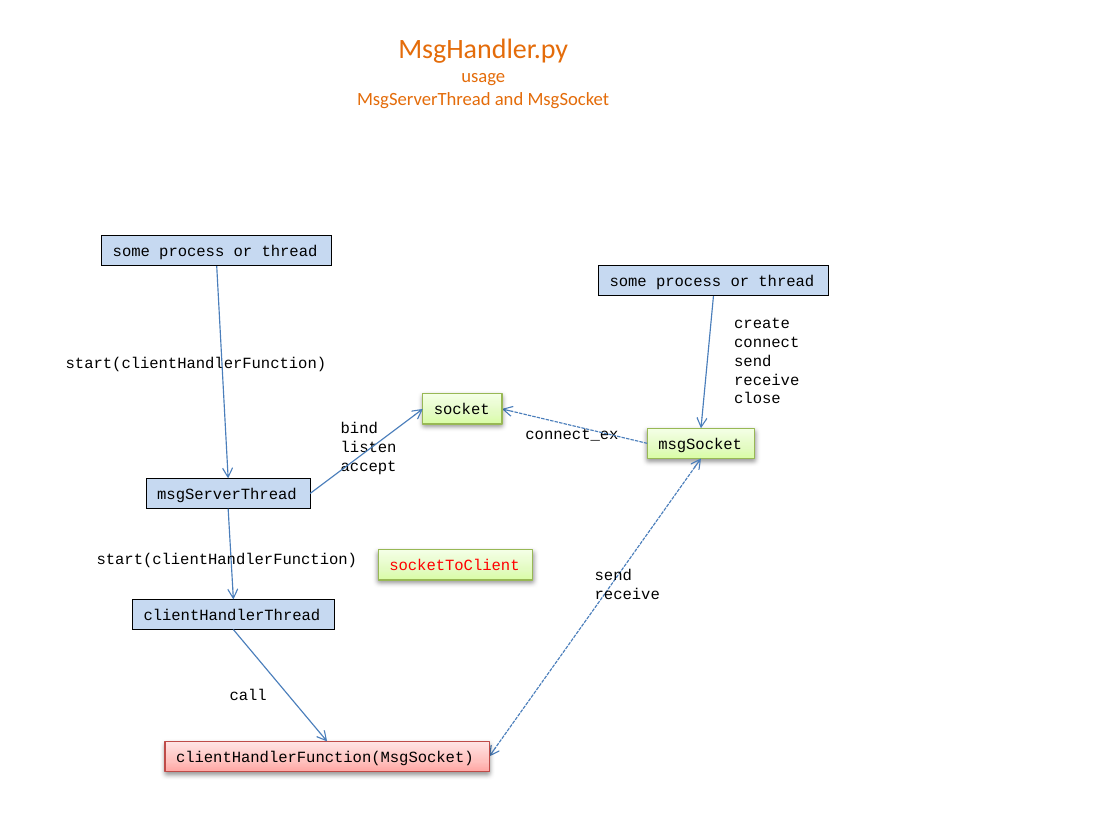
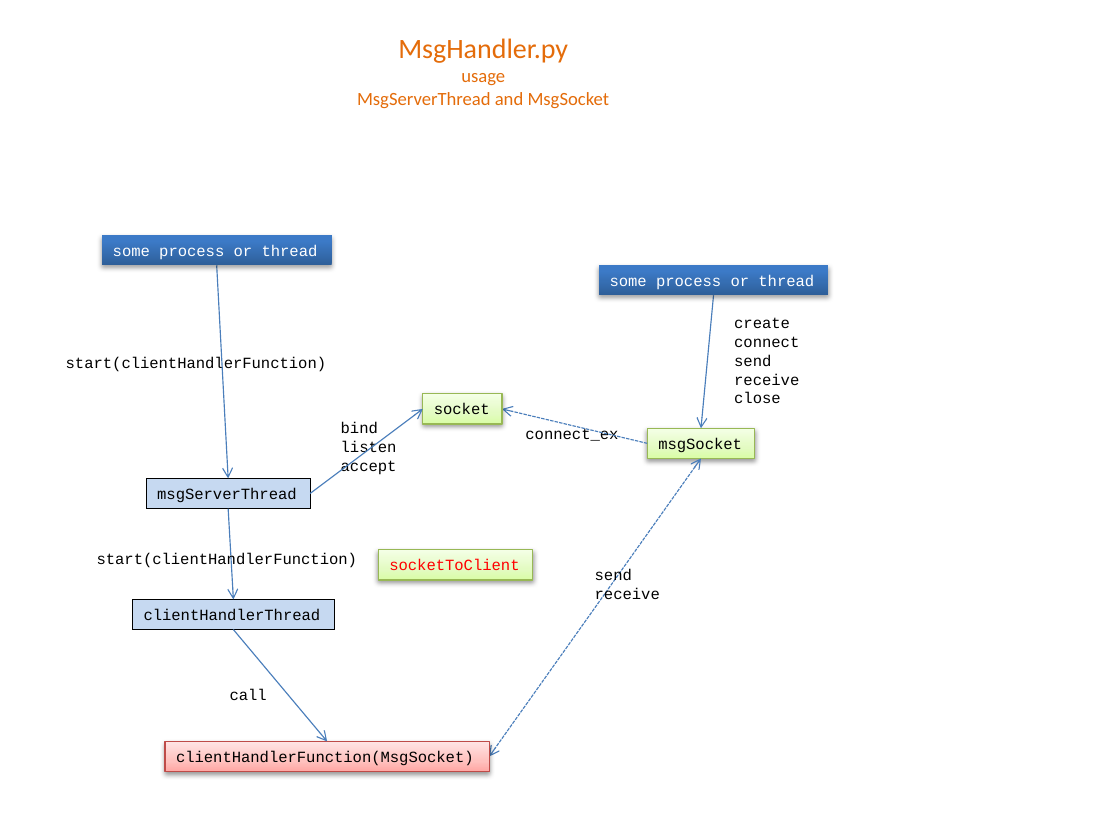
Before and after one commit to mlozborne/motin, a slide deck: slide 7 of Scripting/ScriptingDocumenation/DesignDiagrams.pptx. Drawn at 1120x840 pixels with LibreOffice and Linux fonts; fonts in the diff are those of the drawing. Boxes give left, top, right and bottom in pixels: in the first picture for what was removed or moved away, otherwise in the second. Text is boxed around its words. In the diff, an @@ line names an element or a change of style, - is before the commit and + after.

```diff
--- a/Scripting/ScriptingDocumenation/DesignDiagrams.pptx
+++ b/Scripting/ScriptingDocumenation/DesignDiagrams.pptx
@@ rectangle "some process or thread" at (x1=102, y1=235, x2=332, y2=265): text colour #000000 to #FFFFFF; fill #C6D9F1 to gradient #2F5F99 to #3D7CC7 to #3A7CCB; outline #000000 0.75 pt to none; shadow on @@
@@ rectangle "some process or thread" at (x1=598, y1=265, x2=828, y2=296): text colour #000000 to #FFFFFF; fill #C6D9F1 to gradient #2F5F99 to #3D7CC7 to #3A7CCB; outline #000000 0.75 pt to none; shadow on @@
```
Also in this commit, not shown: 7 other slides changed, 4 other files.
